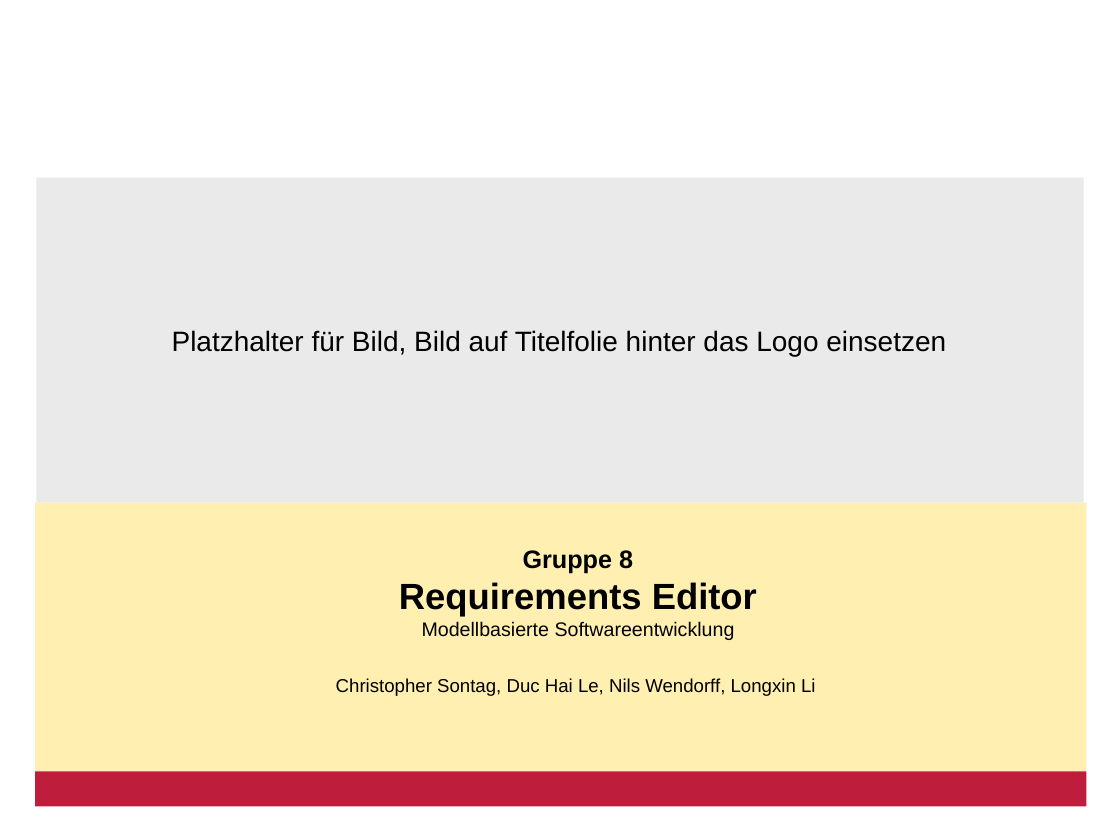
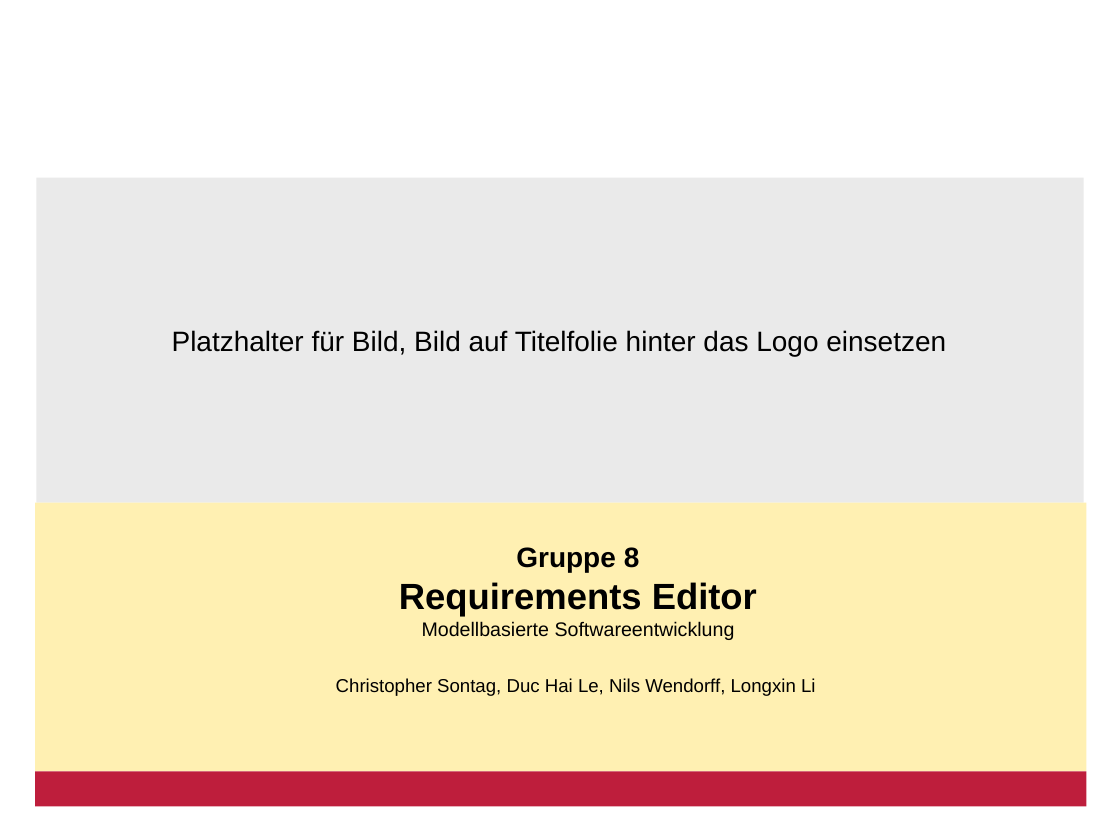
Before and after one commit to Kogoro/RequirementsEditor, a slide deck: slide 1 of MBSE - RequirementsEditor.pptx. Drawn at 1120x840 pixels with LibreOffice and Linux fonts; fonts in the diff are those of the drawing; background and template pictures are left out. Boxes give left, top, right and bottom in pixels: in the first picture for what was removed or moved away, otherwise in the second. Text is boxed around its words. In the diff, an @@ line names an element or a change of style, - is before the commit and + after.

```diff
--- a/MBSE - RequirementsEditor.pptx
+++ b/MBSE - RequirementsEditor.pptx
@@ title at bbox=[516, 547, 640, 572]: size 16.2 to 18 pt in "Gruppe 8" @@
```
Also in this commit, not shown: 1 other slide changed, 3 slides added.
